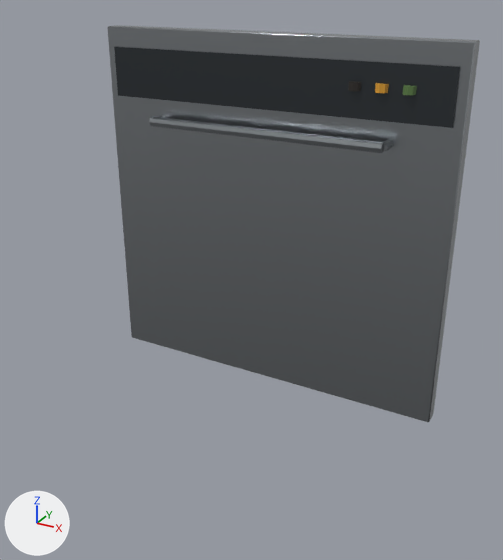
Renders of the glTF model games/deux-tabliers/assets/modeles/station_dishwasher.glb from each side of a commit.
Both versions are drawn from a 50 mm lens placed at (0.636, -1.252, 0.94), pointed at (0.047, -0.18, 0.405). The lights are fixed; the arrows at lower left show +X, +Y and +Z. The older version comes first. Vertices at exactly the same position are counted once.

In view in the first picture: 'station_dishwasher'.
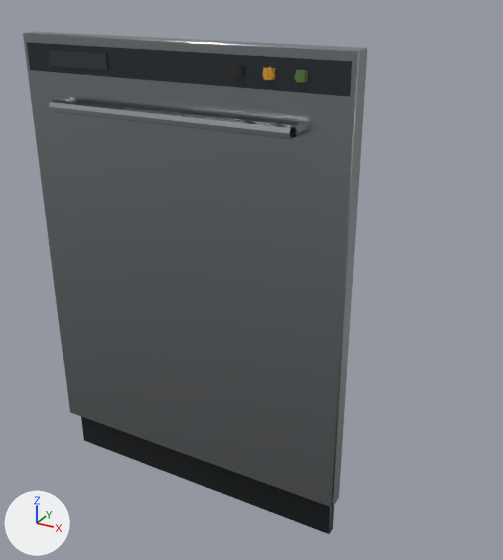
The edits, one by one:
me_station_dishwasher is used by ob_station_dishwasher; location (0.0, 0.0, 0.0).
me_station_dishwasher had 120 vertices, 208 faces and spanned x -0.38..0.38, y -0.08..0.0, z 0.1..0.84.
me_station_dishwasher now has 200 vertices, 332 faces and spans x -0.3..0.3, y -0.388..-0.312, z 0.008..0.85.
me_station_dishwasher part 1: a new loose piece, a box spanning x -0.29..0.29, y -0.352..-0.35, z 0.79..0.835, in mat_dt_meubles.
me_station_dishwasher part 2: the loose piece of 24 vertices spanning x -0.38..0.38, y -0.035..0.0, z 0.1..0.84 is scaled about its middle by (0.789, 0.908, 1.03), then moved by (0.0, -0.316, 0.0).
me_station_dishwasher part 3: a new loose piece, a box spanning x -0.24..-0.12, y -0.354..-0.352, z 0.8..0.825, in mat_dt_meubles.
me_station_dishwasher part 4: a new loose piece, an 8-sided cylinder along z spanning x 0.111..0.129, y -0.361..-0.343, z 0.805..0.82, in mat_dt_meubles.
me_station_dishwasher part 5: a new loose piece, an 8-sided cylinder along z spanning x 0.161..0.179, y -0.361..-0.343, z 0.805..0.82, in mat_dt_meubles.
me_station_dishwasher part 6: a new loose piece, an 8-sided cylinder along z spanning x 0.211..0.229, y -0.361..-0.343, z 0.805..0.82, in mat_dt_meubles.
me_station_dishwasher part 7: a new loose piece, an 8-sided cylinder along x spanning x -0.22..0.22, y -0.388..-0.368, z 0.73..0.75, in mat_dt_meubles.
me_station_dishwasher part 8: a new loose piece of 24 vertices spanning x -0.29..0.29, y -0.33..-0.312, z 0.008..0.088, in mat_dt_meubles.
me_station_dishwasher part 9: 7 loose pieces with 96 vertices, spanning x -0.36..0.36, y -0.08..-0.028, z 0.65..0.8, are deleted.
Part 10, on me_station_dishwasher:
12 vertices are added at x -0.228..0.228, y -0.378, z 0.733..0.747.
12 new vertices lie (0.0, 0.028, 0.0) away from vertices in x -0.228..0.228, y -0.378, z 0.733..0.747.
24 new faces join them.
Other edits to the shape of me_station_dishwasher do not show in these pictures.

Pixel boxes [x1, y1, x2, y2] of what changed, in the pictures (503 x 560 px; the box of a moved part takes in the faces that stretch with it):
'station_dishwasher', reshaped (8% narrower, 26% taller): before [107, 25, 480, 422]; after [23, 32, 367, 534]
part 1 of me_station_dishwasher, added: after [27, 42, 352, 97]
part 2 of me_station_dishwasher, moved or reshaped: before [107, 25, 480, 422]; after [23, 32, 367, 507]
part 3 of me_station_dishwasher, added: after [49, 50, 108, 70]
part 4 of me_station_dishwasher, added: after [233, 66, 244, 78]
part 5 of me_station_dishwasher, added: after [264, 68, 276, 80]
part 6 of me_station_dishwasher, added: after [296, 70, 308, 82]
part 7 of me_station_dishwasher, added: after [49, 100, 296, 139]
part 8 of me_station_dishwasher, added: after [81, 416, 334, 534]
part 9 of me_station_dishwasher, deleted: before [114, 47, 460, 153]
part 10 of me_station_dishwasher, added: after [60, 99, 306, 138]
